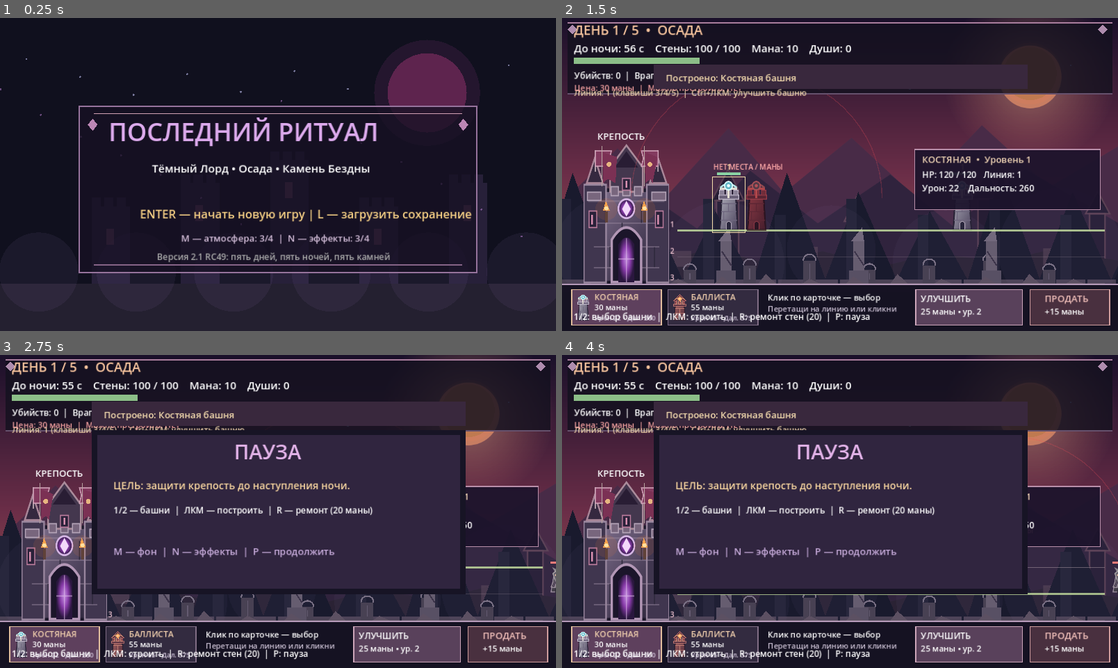
Above: before the commit, frames 1-4 (two rows, left to right).
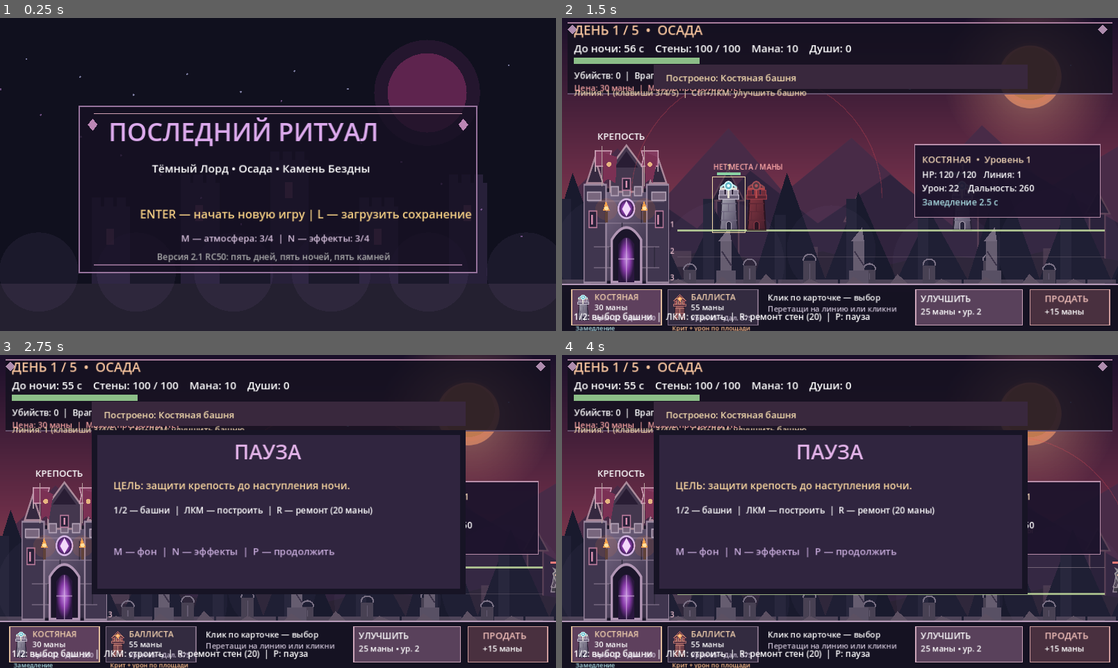
Above: after the commit, the same moments.

Repository: DoctorStrangeSH/Last-Ritual
Game: Godot game, scene res://scenes/main.tscn
The game is run twice, just before and just after one commit, with the same random seed, the same clock (stepped at 60 frames per second) and the same inputs.
Inputs (mouse positions are in pixels of both pictures, inside the frame that each line leads up to):
- Up to frame 1 (0.25 s): no input
- Up to frame 2 (1.5 s): tap Enter (ui_accept) at 0.5, 0.77 s; move the mouse to (962, 158) at 0.52 s; hold Right (ui_right) 0.53-1.25 s; tap M at 0.6 s; click (962, 158) at 0.67 s; drag from (728, 190) to (812, 237) at 1.27 s
- Up to frame 3 (2.75 s): move the mouse to (333, 442) at 2.02 s; hold Right (ui_right) from 2.03 s (still down); tap P at 2.1 s
- Up to frame 4 (4 s): release Right (ui_right) at 2.75 s; tap Enter (ui_accept) at 2.75, 3.5, 3.77 s; drag from (812, 574) to (673, 464) at 2.77 s; move the mouse to (1006, 558) at 3.52 s; hold Left (ui_left) from 3.53 s (still down); tap Keypad Enter at 3.6 s

The runs differ from the first frame. In frame 1, less than 0.1% of the frame differs, in the area x 38-41%, y 75-78%; in frame 2, 1.4%, in the area x 2-97%, y 40-100%; in frame 3, 0.6%; in frame 4, 0.6%.

Commit message:
gameplay: add bone tower slow and ballista critical splash attacks

Diff:
--- a/scripts/main.gd
+++ b/scripts/main.gd
@@ -1,5 +1,5 @@
 extends Node2D
-## Last Ritual v2.1-rc49: tower sale refunds and clear upgrade pricing, Godot 4.2+
+## Last Ritual v2.1-rc50: tower special abilities slow splash critical hits, Godot 4.2+
 const W := 1152.0
 const H := 648.0
 const FLOOR := 550.0
@@ -597,6 +597,42 @@
         trap_positions = [375.0, 775.0]
     show_notice("Ночь %d: победи хранителя, забери камень и вернись к порталу слева!" % current_day)
 
+func tower_ability_description(kind: String, level: int = 1) -> String:
+    if kind == "bone":
+        return "Замедление %.1f с" % (2.5 + 0.35 * float(level - 1))
+    return "Крит %.0f%% + взрыв" % ((0.18 + 0.04 * float(level - 1)) * 100.0)
+
+func apply_tower_shot(shot: Dictionary, target_index: int) -> void:
+    if target_index < 0 or target_index >= enemies.size():
+        return
+    var target_x: float = float(enemies[target_index]["x"])
+    var lane: int = int(shot.get("lane", 1))
+    var kind: String = str(shot.get("type", "bone"))
+    var level: int = int(shot.get("level", 1))
+    var critical: bool = bool(shot.get("critical", false))
+    var power_multiplier: float = 1.35 if tower_power_level > 0 else 1.0
+    var critical_multiplier: float = 1.8 if critical else 1.0
+    var damage: float = float(shot["damage"]) * power_multiplier * critical_multiplier
+    enemies[target_index]["hp"] = float(enemies[target_index]["hp"]) - damage
+    var target_pos := Vector2(target_x, FLOOR - 32.0 + float(LANE_OFFSETS[lane]))
+    if kind == "bone":
+        enemies[target_index]["slow_timer"] = maxf(float(enemies[target_index].get("slow_timer", 0.0)), 2.5 + 0.35 * float(level - 1))
+        enemies[target_index]["slow_factor"] = 0.62
+        emit_impact(target_pos, Color("8de1e7"), 25.0)
+    else:
+        emit_impact(target_pos, Color("ffe18a") if critical else Color("ffb36b"), 31.0 if critical else 25.0)
+        var splash_radius: float = 78.0 + float(level - 1) * 4.0
+        for splash_index in range(enemies.size()):
+            if splash_index == target_index or int(enemies[splash_index].get("lane", 1)) != lane:
+                continue
+            if absf(float(enemies[splash_index]["x"]) - target_x) <= splash_radius:
+                enemies[splash_index]["hp"] = float(enemies[splash_index]["hp"]) - float(shot["damage"]) * 0.35 * power_multiplier * critical_multiplier
+                var splash_pos := Vector2(float(enemies[splash_index]["x"]), FLOOR - 32.0 + float(LANE_OFFSETS[lane]))
+                emit_impact(splash_pos, Color("ff9d59"), 16.0)
+    if hit_sound_cooldown <= 0.0:
+        play_cue("hit")
+        hit_sound_cooldown = 0.13
+
 func update_day(delta: float) -> void:
     day_elapsed += delta
     if phase == "day":
@@ -628,7 +664,9 @@
                     target_x = enemy["x"]
             if target_x != INF:
                 tower["cooldown"] = 0.9 if tower["type"] == "bone" else 1.8
-                shots.append({"x": tower["x"], "target": target_x, "lane": int(tower.get("lane", 1)), "damage": (22.0 if tower["type"] == "bone" else 65.0) * (1.0 + 0.45 * float(int(tower.get("level", 1)) - 1)), "type": tower["type"]})
+                var tower_level: int = int(tower.get("level", 1))
+                var is_critical: bool = tower["type"] == "fire" and randf() < (0.18 + 0.04 * float(tower_level - 1))
+                shots.append({"x": tower["x"], "target": target_x, "lane": int(tower.get("lane", 1)), "damage": (22.0 if tower["type"] == "bone" else 65.0) * (1.0 + 0.45 * float(tower_level - 1)), "type": tower["type"], "level": tower_level, "critical": is_critical})
     for shot in shots:
         var closest_index := -1
         var distance := INF
@@ -638,11 +676,7 @@
                 distance = d
                 closest_index = i
         if closest_index >= 0:
-            enemies[closest_index]["hp"] -= shot["damage"] * (1.35 if tower_power_level > 0 else 1.0)
-            emit_impact(Vector2(float(enemies[closest_index]["x"]), FLOOR - 32.0 + float(LANE_OFFSETS[int(enemies[closest_index].get("lane", 1))])), Color("ffb36b") if shot["type"] == "fire" else Color("8de1e7"), 25.0)
-            if hit_sound_cooldown <= 0.0:
-                play_cue("hit")
-                hit_sound_cooldown = 0.13
+            apply_tower_shot(shot, closest_index)
     shots.clear()
     for i in range(enemies.size() - 1, -1, -1):
         var enemy := enemies[i]
@@ -669,8 +703,10 @@
                 tower["hp"] = float(tower.get("hp", tower_max_hp(tower))) - float(enemy["damage"]) * delta * 1.5
                 blocked_by_tower = true
                 break
+        enemy["slow_timer"] = maxf(0.0, float(enemy.get("slow_timer", 0.0)) - delta)
+        var slow_factor: float = float(enemy.get("slow_factor", 1.0)) if float(enemy.get("slow_timer", 0.0)) > 0.0 else 1.0
         if enemy["x"] > 191.0 and not blocked_by_tower:
-            enemy["x"] -= enemy["speed"] * delta
+            enemy["x"] -= enemy["speed"] * slow_factor * delta
         else:
             enemy["hit_cd"] -= delta
             if enemy["hit_cd"] <= 0.0:
@@ -1053,7 +1089,7 @@
         label("Тёмный Лорд • Осада • Камень Бездны", 315, 320, 23)
         label("ENTER — начать новую игру | L — загрузить сохранение", 290, 415, 24, Color("f5cf84"))
         label("M — атмосфера: %d/4  |  N — эффекты: %d/4" % [music_volume, effects_volume], 375, 463, 19, Color("d5bfda"))
-        label("Версия 2.1 RC49: пять дней, пять ночей, пять камней", 325, 501, 18, Color("aaaaaa"))
+        label("Версия 2.1 RC50: пять дней, пять ночей, пять камней", 325, 501, 18, Color("aaaaaa"))
         return
     if phase == "win" or phase == "lose":
         if phase == "win":
@@ -1258,6 +1294,7 @@
                 label("КОСТЯНАЯ" if card_index == 0 else "БАЛЛИСТА", card_x + 47.0, 584.0, 17, Color("f4d2af"))
                 label("30 маны" if card_index == 0 else "55 маны", card_x + 47.0, 605.0, 16)
                 label("Урон %d • Дал. %d" % ([22, 260] if card_index == 0 else [65, 375]), card_x + 47.0, 626.0, 14, Color("d2c6db"))
+                label("Замедление" if card_index == 0 else "Крит + урон по площади", card_x + 8.0, 647.0, 13, Color("a9dce2") if card_index == 0 else Color("ffbf8a"))
             label("Клик по карточке — выбор", 426.0, 585.0, 17)
             label("Перетащи на линию или кликни", 426.0, 608.0, 16, Color("c8bed1"))
             if selected_tower_index >= 0 and selected_tower_index < towers.size():
@@ -1268,12 +1305,13 @@
                 draw_rect(Rect2(733.0, 562.0, 221.0, 74.0), Color("cda6ba"), false, 2.0)
                 label("УЛУЧШИТЬ" if level < 3 else "МАКСИМУМ", 743.0, 588.0, 18)
                 label("%d маны • ур. %d" % [price, mini(level + 1, 3)] if level < 3 else "Уровень 3 / 3", 743.0, 614.0, 17)
-                box(Rect2(731.0, 272.0, 384.0, 125.0), Color(0.11, 0.075, 0.17, 0.93))
-                draw_rect(Rect2(731.0, 272.0, 384.0, 125.0), Color("b98faa"), false, 2.0)
+                box(Rect2(731.0, 262.0, 384.0, 151.0), Color(0.11, 0.075, 0.17, 0.93))
+                draw_rect(Rect2(731.0, 262.0, 384.0, 151.0), Color("b98faa"), false, 2.0)
                 label("%s  •  Уровень %d" % ["КОСТЯНАЯ" if inspected["type"] == "bone" else "БАЛЛИСТА", level], 746.0, 300.0, 19, Color("eed3b4"))
                 label("HP: %d / %d   Линия: %d" % [ceili(float(inspected.get("hp", 0.0))), ceili(tower_max_hp(inspected)), int(inspected.get("lane", 1)) + 1], 746.0, 331.0, 18)
                 var damage: float = (22.0 if inspected["type"] == "bone" else 65.0) * (1.0 + 0.45 * float(level - 1)) * (1.35 if tower_power_level > 0 else 1.0)
                 label("Урон: %d    Дальность: %d" % [ceili(damage), 260 if inspected["type"] == "bone" else 375], 746.0, 359.0, 18)
+                label(tower_ability_description(str(inspected["type"]), level), 746.0, 388.0, 18, Color("a9dce2") if inspected["type"] == "bone" else Color("ffbf8a"))
             box(Rect2(970.0, 562.0, 165.0, 74.0), Color("49303f") if selected_tower_index >= 0 and selected_tower_index < towers.size() else Color("292433"))
             draw_rect(Rect2(970.0, 562.0, 165.0, 74.0), Color("cf9d9d") if selected_tower_index >= 0 and selected_tower_index < towers.size() else Color("66556e"), false, 2.0)
             if selected_tower_index >= 0 and selected_tower_index < towers.size():
